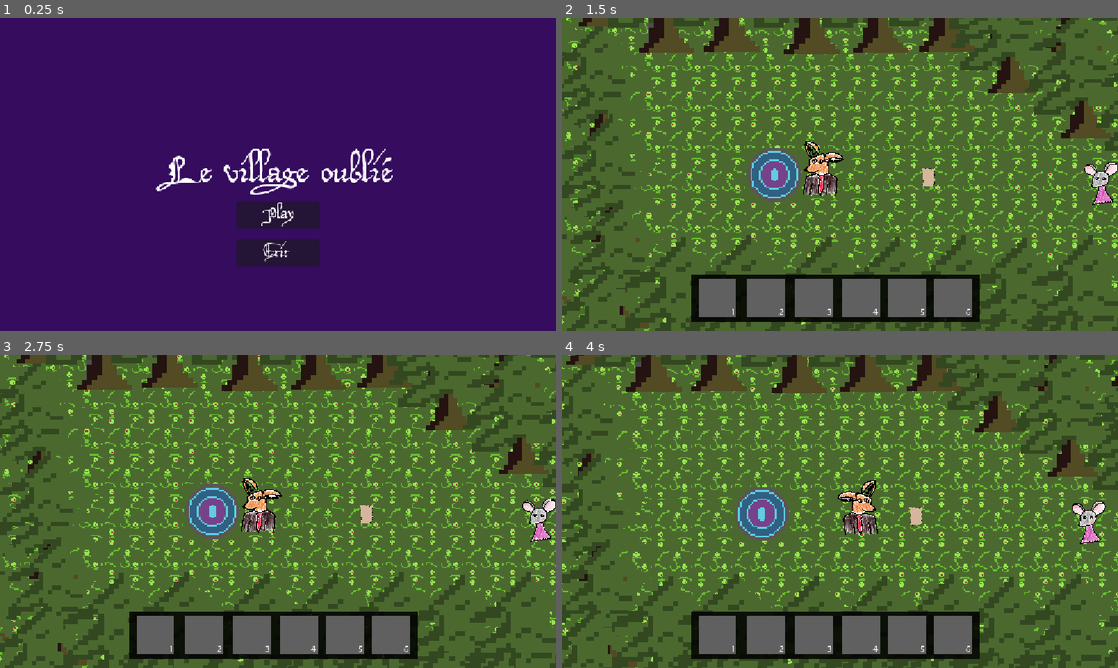
Above: before the commit, frames 1-4 (two rows, left to right).
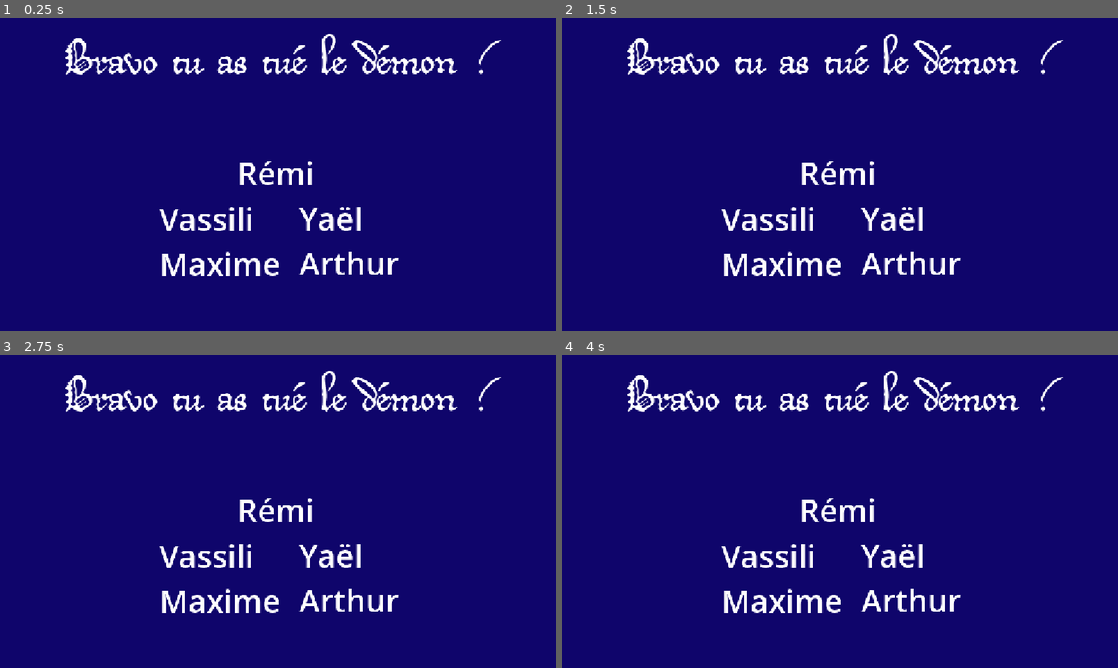
Above: after the commit, the same moments.

Repository: ygrecky/GameJam1
Game: Godot game, scene res://scenes/game_controller.tscn
Same seed, same stepped clock (60 frames per second), same inputs: the game is played once before the commit and once after it.
Inputs (mouse positions are in pixels of both pictures, inside the frame that each line leads up to):
- Up to frame 1 (0.25 s): no input
- Up to frame 2 (1.5 s): click (840, 215) at 0.5 s; click (840, 215) at 1.27 s
- Up to frame 3 (2.75 s): click (155, 633) at 2.02 s
- Up to frame 4 (4 s): click (767, 633) at 2.77 s; tap Enter at 3.5 s; hold Right (right) from 3.53 s (still down); hold Q (A) from 3.53 s (still down); tap E (E) at 3.8 s

The runs differ from the first frame. In frame 1, 100% of the frame differs, in the area x 0-100%, y 0-100%; in frame 2, 100%; in frame 3, 100%; in frame 4, 100%.

Commit message:
ecran de fin un peu nul

Diff:
--- /dev/null
+++ b/scenes/fin_du_jeu.tscn
@@ -0,0 +1,93 @@
+[gd_scene format=3 uid="uid://c7r6vi002c7t2"]
+
+[ext_resource type="FontFile" uid="uid://dh3ighwjb5okn" path="res://assets/fonts/deigratia/DeiGrat.ttf" id="1_brvt7"]
+
+[sub_resource type="Gradient" id="Gradient_wc53i"]
+offsets = PackedFloat32Array(0.8618421)
+colors = PackedColorArray(0.05882353, 0.019607844, 0.41960785, 1)
+
+[sub_resource type="GradientTexture2D" id="GradientTexture2D_78sch"]
+gradient = SubResource("Gradient_wc53i")
+
+[sub_resource type="LabelSettings" id="LabelSettings_78sch"]
+font = ExtResource("1_brvt7")
+font_size = 65
+
+[sub_resource type="LabelSettings" id="LabelSettings_bg0ao"]
+font_size = 65
+
+[node name="Fin_du_jeu" type="CanvasLayer" unique_id=614941436]
+
+[node name="Control" type="Control" parent="." unique_id=103235870]
+layout_mode = 3
+anchors_preset = 8
+anchor_left = 0.5
+anchor_top = 0.5
+anchor_right = 0.5
+anchor_bottom = 0.5
+offset_left = 5.0
+offset_top = -861.0
+offset_right = 45.0
+offset_bottom = -821.0
+grow_horizontal = 2
+grow_vertical = 2
+
+[node name="TextureRect" type="TextureRect" parent="Control" unique_id=1026628534]
+layout_mode = 1
+anchors_preset = 8
+anchor_left = 0.5
+anchor_top = 0.5
+anchor_right = 0.5
+anchor_bottom = 0.5
+offset_left = -680.0
+offset_top = 413.0
+offset_right = 645.0
+offset_bottom = 1236.0
+grow_horizontal = 2
+grow_vertical = 2
+texture = SubResource("GradientTexture2D_78sch")
+
+[node name="bravo" type="Label" parent="Control" unique_id=618465738]
+layout_mode = 1
+anchors_preset = 7
+anchor_left = 0.5
+anchor_top = 1.0
+anchor_right = 0.5
+anchor_bottom = 1.0
+offset_left = -470.0
+offset_top = 531.0
+offset_right = 428.0
+offset_bottom = 658.0
+grow_horizontal = 2
+grow_vertical = 0
+text = "Bravo tu as tué le démon !"
+label_settings = SubResource("LabelSettings_78sch")
+
+[node name="crédits" type="Label" parent="Control" unique_id=632342946]
+layout_mode = 0
+offset_left = -89.0
+offset_top = 813.0
+offset_right = 70.0
+offset_bottom = 903.0
+text = "Rémi"
+label_settings = SubResource("LabelSettings_bg0ao")
+
+[node name="crédits2" type="Label" parent="Control" unique_id=325958572]
+layout_mode = 0
+offset_left = 39.0
+offset_top = 907.0
+offset_right = 302.0
+offset_bottom = 1090.0
+text = "Yaël
+Arthur"
+label_settings = SubResource("LabelSettings_bg0ao")
+
+[node name="crédits3" type="Label" parent="Control" unique_id=312131195]
+layout_mode = 0
+offset_left = -251.0
+offset_top = 908.0
+offset_right = 12.0
+offset_bottom = 1091.0
+text = "Vassili
+Maxime"
+label_settings = SubResource("LabelSettings_bg0ao")
--- a/scenes/game_controller.tscn
+++ b/scenes/game_controller.tscn
@@ -7,6 +7,7 @@
 [ext_resource type="PackedScene" uid="uid://cnx2i1tywxq0i" path="res://scenes/menu.tscn" id="5_h843c"]
 [ext_resource type="PackedScene" uid="uid://b4wat2gbkosap" path="res://scenes/sceaux.tscn" id="6_e85df"]
 [ext_resource type="AudioStream" uid="uid://3npousnyfm2o" path="res://assets/sons/Impact de balle de Rémi.mp3" id="7_burlk"]
+[ext_resource type="PackedScene" uid="uid://c7r6vi002c7t2" path="res://scenes/fin_du_jeu.tscn" id="8_h0hye"]
 
 [node name="Game Controller" type="Node" unique_id=1399786066 node_paths=PackedStringArray("world2D", "gui", "current_gui_scene")]
 script = ExtResource("1_vq0e2")
@@ -36,3 +37,5 @@
 
 [node name="AudioStreamPlayer2D" type="AudioStreamPlayer2D" parent="." unique_id=1615356023]
 stream = ExtResource("7_burlk")
+
+[node name="Fin_du_jeu" parent="." unique_id=614941436 instance=ExtResource("8_h0hye")]
